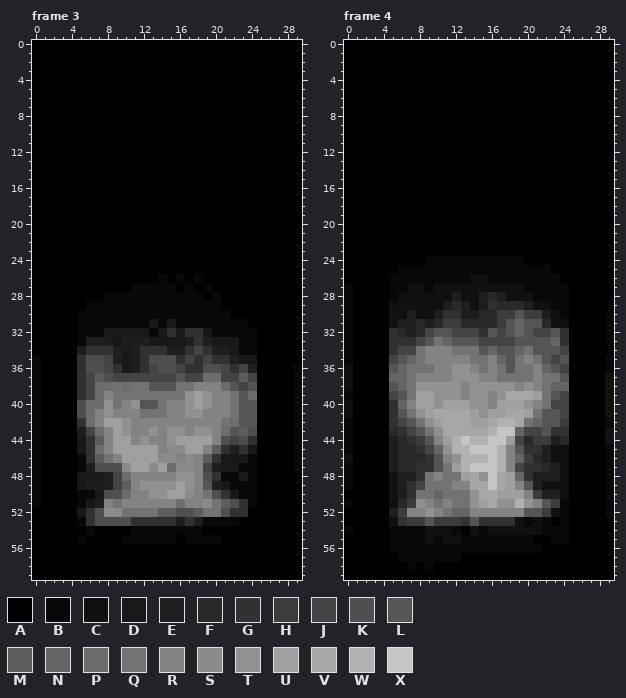
Edited in one commit: animated GIF sprite (images/processed/fire-sobel.gif). The first picture shows the starting point.
The file is 30x60 pixels, 33 frames. Colours within 5 levels of each other are drawn and written as one. Shown: frame 3, frame 4. The commit also changed other frames, which this record leaves out.
Palette (. is transparent): A #000000  B #080808  C #101010  D #181818  E #1e1e1e  F #292929  G #313131  H #3c3c3c  J #444444  K #4f4f4f  L #555555  M #5d5d5d  N #656565  P #6d6d6d  Q #737373  R #838383  S #8b8b8b  T #919191  U #9f9f9f  V #a7a7a7  W #b2b2b2  X #c5c5c5
Pixels before, frame 3, first column x 0:
 0 AAAAAAAAAAAAAAAAAAAAAAAAAAAAAA
 1 AAAAAAAAAAAAAAAAAAAAAAAAAAAAAA
 2 AAAAAAAAAAAAAAAAAAAAAAAAAAAAAA
 3 AAAAAAAAAAAAAAAAAAAAAAAAAAAAAA
 4 AAAAAAAAAAAAAAAAAAAAAAAAAAAAAA
 5 AAAAAAAAAAAAAAAAAAAAAAAAAAAAAA
 6 AAAAAAAAAAAAAAAAAAAAAAAAAAAAAA
 7 AAAAAAAAAAAAAAAAAAAAAAAAAAAAAA
 8 AAAAAAAAAAAAAAAAAAAAAAAAAAAAAA
 9 AAAAAAAAAAAAAAAAAAAAAAAAAAAAAA
10 AAAAAAAAAAAAAAAAAAAAAAAAAAAAAA
11 AAAAAAAAAAAAAAAAAAAAAAAAAAAAAA
12 AAAAAAAAAAAAAAAAAAAAAAAAAAAAAA
13 AAAAAAAAAAAAAAAAAAAAAAAAAAAAAA
14 AAAAAAAAAAAAAAAAAAAAAAAAAAAAAA
15 AAAAAAAAAAAAAAAAAAAAAAAAAAAAAA
16 AAAAAAAAAAAAAAAAAAAAAAAAAAAAAA
17 AAAAAAAAAAAAAAAAAAAAAAAAAAAAAA
18 AAAAAAAAAAAAAAAAAAAAAAAAAAAAAA
19 AAAAAAAAAAAAAAAAAAAAAAAAAAAAAA
20 AAAAAAAAAAAAAAAAAAAAAAAAAAAAAA
21 AAAAAAAAAAAAAAAAAAAAAAAAAAAAAA
22 AAAAAAAAAAAAAAAAAAAAAAAAAAAAAA
23 AAAAAAAAAAAAAAAAAAAAAAAAAAAAAA
24 AAAAAAAAAAAAAAAAAAAAAAAAAAAAAA
25 AAAAAAAAAAAAAAAAAAAAAAAAAAAAAA
26 AAAAAAAAAAAAAABABABAAAAAAAAAAA
27 AAAAAAAAAAABBBBBABABAAAAAAAAAA
28 AAAAAAAABBBBBBBBBBBABAAAAAAAAA
29 AAAAAABBBBBBBBBBBBBBBAAAAAAAAA
30 AAAAABBBBBBBBBBBBBBBBBAAAAAAAA
31 AAAAABBBBBBBBDBDBBBBBBBBAAAAAA
32 AAAAABBBDDDDDBDGDGGDBBBBBAAAAA
33 AAAAABEEEDEEEDDDDEGEDDDBBAAAAA
34 AAAAAEGGGEDEGGGEEGJGEEDBBAAAAA
35 BAAAAGKKJEDEGKKKGJGJGGEDDAAAAA
36 BAAAAGKKJGDEGJKKJGGKKJGJEAAAAB
37 BAAAAGJMKJJJJJJJLJJPPJJMJAAAAB
38 BAAAAGJPPQPQQLLLQQRRRPLJLAAAAB
39 BAAAAGJPRQQQQQQQQTUTRRQLPAAAAB
40 BAAAAKPPTQRTLLQRRTUTRRQLLAAAAB
41 BAAAAKPRTRRRQQQRRTTRRRQLLAAAAB
42 BAAAAGPRUUTRRRRRRRRRRQPLLAAAAB
43 BAAAAEJPRUTRRTRTTRTTRPLMKAAAAB
44 BAAAADGMRUURTRRTUUUURKJKGAAAAB
45 BAAAADGPRUUUUURSSUURMGEGDAAAAB
46 BAAAABGMQRUUUUSSRSRMGDDDBAAAAB
47 BAAAABEKKKSUUSUPSSRJEDDBBAAAAB
48 BAAAADDDEJPRRRRRTTRKGBBDBAAAAA
49 BAAAADEEEJMRTTTTUTRLEDBBBAAAAA
50 BAAAABBDKKPRRTTUUSRQKGDBBAAAAA
51 BAAAABDERQRRRRRRPRRSQMKGBAAAAA
52 AAAAADGKSSQQQQMMKKMQQKGGAAAAAA
53 AAAAABGKKKKGGGGGEGEBBBBAAAAAAA
54 AAAAAABAAAABBBBBBBBAAAAAAAAAAA
55 AAAAABAAAABBBBBBABBBBAAAAAAAAA
56 AAAAAAAAAAAAAAAAAAAAAAAAAAAAAA
57 AAAAAAAAAAAAAAAAAAAAAAAAAAAAAA
58 AAAAAAAAAAAAAAAAAAAAAAAAAAAAAA
59 AAAAAAAAAAAAAAAAAAAAAAAAAAAAAA
Pixels before, frame 4, first column x 0:
 0 AAAAAAAAAAAAAAAAAAAAAAAAAAAAAA
 1 AAAAAAAAAAAAAAAAAAAAAAAAAAAAAA
 2 AAAAAAAAAAAAAAAAAAAAAAAAAAAAAA
 3 AAAAAAAAAAAAAAAAAAAAAAAAAAAAAA
 4 AAAAAAAAAAAAAAAAAAAAAAAAAAAAAA
 5 AAAAAAAAAAAAAAAAAAAAAAAAAAAAAA
 6 AAAAAAAAAAAAAAAAAAAAAAAAAAAAAA
 7 AAAAAAAAAAAAAAAAAAAAAAAAAAAAAA
 8 AAAAAAAAAAAAAAAAAAAAAAAAAAAAAA
 9 AAAAAAAAAAAAAAAAAAAAAAAAAAAAAA
10 AAAAAAAAAAAAAAAAAAAAAAAAAAAAAA
11 AAAAAAAAAAAAAAAAAAAAAAAAAAAAAA
12 AAAAAAAAAAAAAAAAAAAAAAAAAAAAAA
13 AAAAAAAAAAAAAAAAAAAAAAAAAAAAAA
14 AAAAAAAAAAAAAAAAAAAAAAAAAAAAAA
15 AAAAAAAAAAAAAAAAAAAAAAAAAAAAAA
16 AAAAAAAAAAAAAAAAAAAAAAAAAAAAAA
17 AAAAAAAAAAAAAAAAAAAAAAAAAAAAAA
18 AAAAAAAAAAAAAAAAAAAAAAAAAAAAAA
19 AAAAAAAAAAAAAAAAAAAAAAAAAAAAAA
20 AAAAAAAAAAAAAAAAAAAAAAAAAAAAAA
21 AAAAAAAAAAAAAAAAAAAAAAAAAAAAAA
22 AAAAAAAAAAAAAAAAAAAAAAAAAAAAAA
23 AAAAAAAAAAAAAAAAAAAAAAAAAAAAAA
24 AAAAAAAAABBBBBBBBBBBAAAAAAAAAA
25 AAAAAABBBBBBBBBBBBBBBBBAAAAAAA
26 AAAAABBBBBBBBBCCBBBBBBBBAAAAAA
27 BAAAABBCCBCCCCCCCCCCBBBBBAAAAA
28 BAAAABCCCCCCECCEFECCCBBBBAAAAA
29 BAAAACCCCCCEFECEGFFFECCBBAAAAA
30 BAAAACCECCEGGEEFFHHLHHECBAAAAB
31 BAAAACEEFEFHHFFFFHLNLLFCCAAAAB
32 BAAAAGFEFJLLJJJGLJLNLJJLGAAAAB
33 BAAAAGGGJLQNLLLJJJJLLLLNGAAAAB
34 BAAAAGJJQRRRQQQLNLLNQLLLJAAAAA
35 BAAAAJLNQRRRRRQQRNLQRQLJLAAAAB
36 CAAAALNQQQRRTTRQRQLQQRNLJAAAAB
37 CAAAANNQRRRRTTTRRQQQQRQQLAAAAC
38 CAAAALNQTTTTTRTTTTTRTRQNNAAAAC
39 BAAAAJLQUUTTTRTTRTVVVUQLJAAAAC
40 CAAAAGNRUUTUUUTTRUUUTRQJJAAAAC
41 CAAAAGLQTUVVVVUTUUVVUQLLJAAAAC
42 BAAAAGJLQTUVVVUUVWWVQNLLHAAAAB
43 BAAAAFGJLQTVVVVVWXXNJJLGGAAAAC
44 BAAAAEFGHLRUWXWWXXUJFHHEFAAAAC
45 BAAAAEFFGJNTWWXXXWRLGGECCAAAAB
46 CAAAAEFFFGLRTWWWXWRNHFECCAAAAB
47 BAAAAEFFGGLQUWXXXWRJGGFECAAAAB
48 BAAAACEEGQRQQUVTXVUNGEEECAAAAB
49 BAAAACEGJQQQRRVVXVURLECCCAAAAB
50 AAAAACEGQQNQQQTVVUUURHEECAAAAB
51 BAAAACFHTRQRQQTUVTTWTRLHBAAAAB
52 AAAAAEHRRTRQNNRRRRRRLLHCBAAAAB
53 AAAAACGHHLHHHGLGGGGCBCBABAAAAA
54 BAAAABBBBCCCBACBCCCCCCBBBAAAAA
55 AAAAABBBBCBCCBBBBBBBBAABBAAAAA
56 AAAAABBBBBBBBBBBBBBBBBAAAAAAAA
57 AAAAAABBBBBBBAAAAAAAAAAAAAAAAA
58 AAAAAAABABAAAAAAAAAAAAAAAAAAAA
59 AAAAAAAAAAAAAAAAAAAAAAAAAAAAAA
Now the later version:
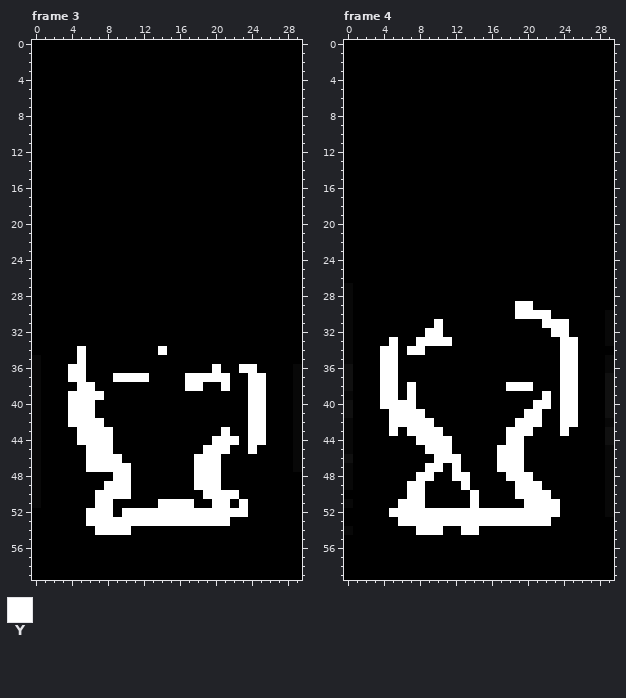
Colours new in this view: Y #ffffff
Change:
Frame 3:
y 26: x 14 B -> A; x 16 B -> A; x 18 B -> A
y 27: x 11..15 BBBBB -> AAAAA; x 17 B -> A; x 19 B -> A
y 28: x 8..18 BBBBBBBBBBB -> AAAAAAAAAAA; x 20 B -> A
y 29: x 6..20 BBBBBBBBBBBBBBB -> AAAAAAAAAAAAAAA
y 30: x 5..21 BBBBBBBBBBBBBBBBB -> AAAAAAAAAAAAAAAAA
y 31: x 5..23 BBBBBBBBDBDBBBBBBBB -> AAAAAAAAAAAAAAAAAAA
y 32: x 5..24 BBBDDDDDBDGDGGDBBBBB -> AAAAAAAAAAAAAAAAAAAA
y 33: x 5..24 BEEEDEEEDDDDEGEDDDBB -> AAAAAAAAAAAAAAAAAAAA
y 34: x 5..24 EGGGEDEGGGEEGJGEEDBB -> YAAAAAAAAYAAAAAAAAAA
y 35: x 5..24 GKKJEDEGKKKGJGJGGEDD -> YAAAAAAAAAAAAAAAAAAA
y 36: x 4..24 AGKKJGDEGJKKJGGKKJGJE -> YYAAAAAAAAAAAAAAYAAYY
y 37: x 4..25 AGJMKJJJJJJJLJJPPJJMJA -> YYAAAYYYYAAAAYYYYYAAYY
y 38: x 5..25 GJPPQPQQLLLQQRRRPLJLA -> YYAAAAAAAAAAYYAAYAAYY
y 39: x 4..25 AGJPRQQQQQQQQTUTRRQLPA -> YYYYAAAAAAAAAAAAAAAAYY
y 40: x 4..25 AKPPTQRTLLQRRTUTRRQLLA -> YYYAAAAAAAAAAAAAAAAAYY
y 41: x 4..25 AKPRTRRRQQQRRTTRRRQLLA -> YYYAAAAAAAAAAAAAAAAAYY
y 42: x 4..25 AGPRUUTRRRRRRRRRRQPLLA -> YYYYAAAAAAAAAAAAAAAAYY
y 43: x 5..25 EJPRUTRRTRTTRTTRPLMKA -> YYYYAAAAAAAAAAAAYAAYY
y 44: x 5..25 DGMRUURTRRTUUUURKJKGA -> YYYYAAAAAAAAAAAYYYAYY
y 45: x 5..24 DGPRUUUUURSSUURMGEGD -> AYYYAAAAAAAAAAYYYAAY
y 46: x 5..24 BGMQRUUUUSSRSRMGDDDB -> AYYYYAAAAAAAAYYYAAAA
y 47: x 5..24 BEKKKSUUSUPSSRJEDDBB -> AYYYYYAAAAAAAYYYAAAA
y 48: x 5..24 DDDEJPRRRRRTTRKGBBDB -> AAAAYYAAAAAAAYYYAAAA
y 49: x 5..24 DEEEJMRTTTTUTRLEDBBB -> AAAYYYAAAAAAAYYYAAAA
y 50: x 5..24 BBDKKPRRTTUUSRQKGDBB -> AAYYYYAAAAAAAAYYYYAA
y 51: x 5..24 BDERQRRRRRRPRRSQMKGB -> AAYYAAAAAYYYYAAYYAYA
y 52: x 5..23 DGKSSQQQQMMKKMQQKGG -> AYYYAYYYYYYYYYYYYYY
y 53: x 5..22 BGKKKKGGGGGEGEBBBB -> AYYYYYYYYYYYYYYYYA
y 54: x 6..18 BAAAABBBBBBBB -> AYYYYAAAAAAAA
y 55: x 5 B -> A; x 10..15 BBBBBB -> AAAAAA; x 17..20 BBBB -> AAAA
Frame 4:
y 24: x 9..19 BBBBBBBBBBB -> AAAAAAAAAAA
y 25: x 6..22 BBBBBBBBBBBBBBBBB -> AAAAAAAAAAAAAAAAA
y 26: x 5..23 BBBBBBBBBCCBBBBBBBB -> AAAAAAAAAAAAAAAAAAA
y 27: x 5..24 BBCCBCCCCCCCCCCBBBBB -> AAAAAAAAAAAAAAAAAAAA
y 28: x 5..24 BCCCCCCECCEFECCCBBBB -> AAAAAAAAAAAAAAAAAAAA
y 29: x 5..24 CCCCCCEFECEGFFFECCBB -> AAAAAAAAAAAAAAYYAAAA
y 30: x 5..24 CCECCEGGEEFFHHLHHECB -> AAAAAAAAAAAAAAYYYYAA
y 31: x 5..24 CEEFEFHHFFFFHLNLLFCC -> AAAAAYAAAAAAAAAAAYYY
y 32: x 5..24 GFEFJLLJJJGLJLNLJJLG -> AAAAYYAAAAAAAAAAAAYY
y 33: x 5..25 GGGJLQNLLLJJJJLLLLNGA -> YAAYYYYAAAAAAAAAAAAYY
y 34: x 4..25 AGJJQRRRQQQLNLLNQLLLJA -> YYAYYAAAAAAAAAAAAAAAYY
y 35: x 4..25 AJLNQRRRRRQQRNLQRQLJLA -> YYAAAAAAAAAAAAAAAAAAYY
y 36: x 4..25 ALNQQQRRTTRQRQLQQRNLJA -> YYAAAAAAAAAAAAAAAAAAYY
y 37: x 4..25 ANNQRRRRTTTRRQQQQRQQLA -> YYAAAAAAAAAAAAAAAAAAYY
y 38: x 4..25 ALNQTTTTTRTTTTTRTRQNNA -> YYAYAAAAAAAAAAYYYAAAYY
y 39: x 4..25 AJLQUUTTTRTTRTVVVUQLJA -> YYAYAAAAAAAAAAAAAAYAYY
y 40: x 4..25 AGNRUUTUUUTTRUUUTRQJJA -> YYYYAAAAAAAAAAAAAYYAYY
y 41: x 5..25 GLQTUVVVVUTUUVVUQLLJA -> YYYYAAAAAAAAAAAYYAAYY
y 42: x 5..25 GJLQTUVVVUUVWWVQNLLHA -> YYYYYAAAAAAAAAYYYAAYY
y 43: x 5..24 FGJLQTVVVVVWXXNJJLGG -> YAYYYYAAAAAAAYYYAAAY
y 44: x 5..24 EFGHLRUWXWWXXUJFHHEF -> AAAYYYYAAAAAAYYAAAAA
y 45: x 5..24 EFFGJNTWWXXXWRLGGECC -> AAAAYYYAAAAAYYYAAAAA
y 46: x 5..24 EFFFGLRTWWWXWRNHFECC -> AAAAAYYYAAAAYYYAAAAA
y 47: x 5..24 EFFGGLQUWXXXWRJGGFEC -> AAAAYYAYAAAAYYYAAAAA
y 48: x 5..24 CEEGQRQQUVTXVUNGEEEC -> AAAYYAAYYAAAAYYYAAAA
y 49: x 5..24 CEGJQQQRRVVXVURLECCC -> AAYYAAAAYAAAAAYYYAAA
y 50: x 5..24 CEGQQNQQQTVVUUURHEEC -> AAYYAAAAAYAAAAYYYYAA
y 51: x 5..24 CFHTRQRQQTUVTTWTRLHB -> AYYYAAAAAYAAAAAYYYYA
y 52: x 5..24 EHRRTRQNNRRRRRRLLHCB -> YYYYYYYYYYYYYYYYYYYA
y 53: x 5..22 CGHHLHHHGLGGGGCBCB -> AYYYYYYYYYYYYYYYYY; x 24 B -> A
y 54: x 5..24 BBBBCCCBACBCCCCCCBBB -> AAAYYYAAYYAAAAAAAAAA
y 55: x 5..20 BBBBCBCCBBBBBBBB -> AAAAAAAAAAAAAAAA; x 23..24 BB -> AA
y 56: x 5..21 BBBBBBBBBBBBBBBBB -> AAAAAAAAAAAAAAAAA
y 57: x 6..12 BBBBBBB -> AAAAAAA
y 58: x 7 B -> A; x 9 B -> A
Boxes around the changes in both pictures, in picture pixels (x1, y1, x2, y2):
changed: (68, 274, 266, 544)
changed: (380, 256, 578, 571)
